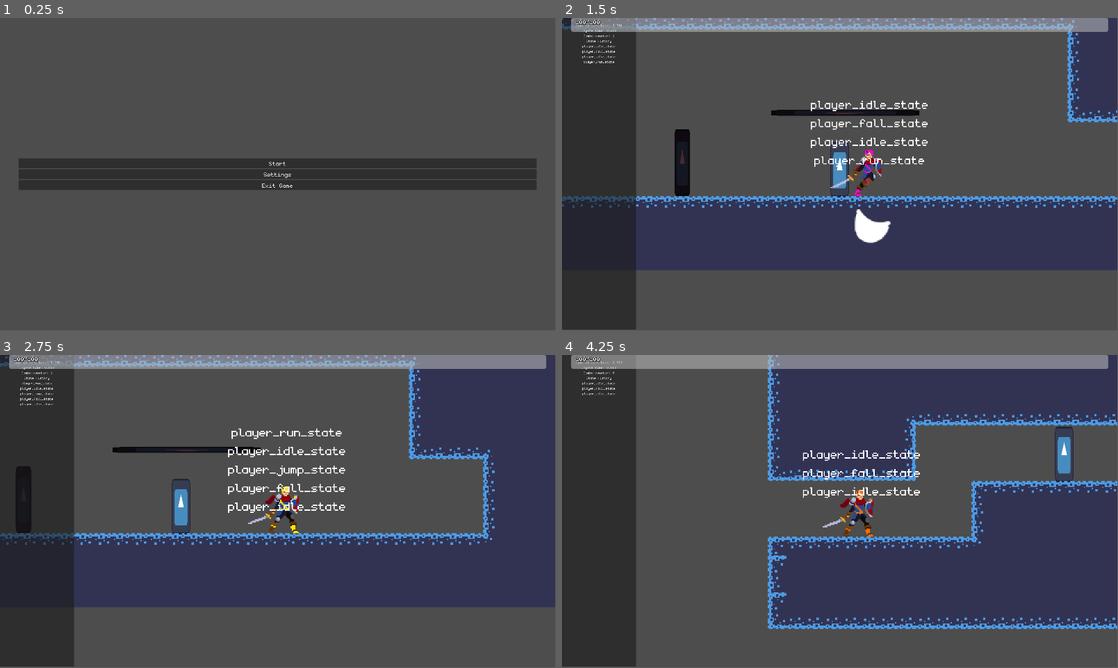
Above: before the commit, frames 1-4 (two rows, left to right).
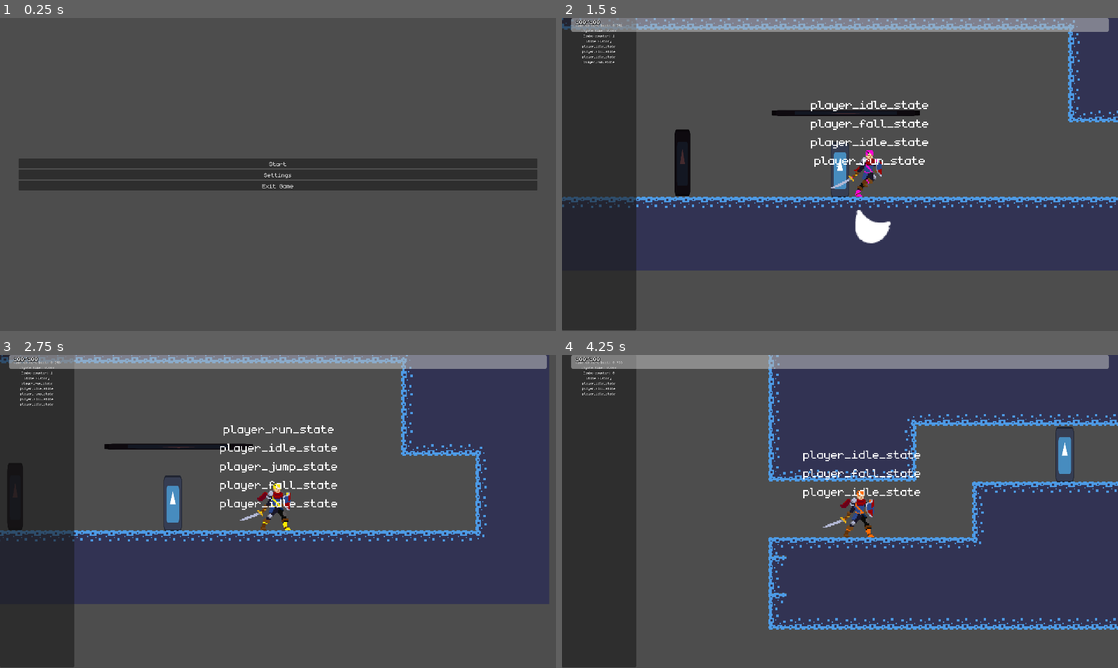
Above: after the commit, the same moments.

Repository: veggie-works/star-gazer
Game: Godot game, scene res://scenes/levels/main_menu/main_menu.tscn
Two runs of this game, one before a commit and one after it. Both use one fixed random seed, a clock stepped at 60 frames per second and the inputs below. The engine's default icon, where the game draws it, is replaced by a stand-in: a white triangle on a blue panel in a dark square. Sound files missing from this copy of the repository are replaced by a short silence.
Inputs (mouse positions are in pixels of both pictures, inside the frame that each line leads up to):
- Up to frame 1 (0.25 s): no input
- Up to frame 2 (1.5 s): click "Start" at 0.5 s; tap Enter (ui_accept) at 1.25 s; move the mouse to (962, 158) at 1.27 s; hold Right (move_right) from 1.28 s (still down); hold X (attack) from 1.28 s (still down); click (962, 158) at 1.42 s
- Up to frame 3 (2.75 s): tap Z (jump) at 1.52, 2.27 s; move the mouse to (166, 527) at 2.02 s; release Right (move_right) at 2.03 s; release X (attack) at 2.03 s; hold Down (down) from 2.03 s (still down); tap L (block) at 2.1 s
- Up to frame 4 (4.25 s): move the mouse to (895, 442) at 2.77 s; release Down (down) at 2.78 s; hold Right (move_right) 2.78-3.53 s; tap Shift (dodge) at 2.85 s; move the mouse to (812, 574) at 3.52 s; hold Up (up) from 3.53 s (still down); tap X (attack) at 3.6 s; click (812, 574) at 3.67 s; tap Z (jump) at 3.77 s
In our replay, the window is 799x449 before the commit and 800x450 after it. These sizes can differ from the game's own. Grey fills any space a smaller window leaves; there, only what the larger window draws over its background counts as a difference.

The runs differ from the first frame. In frame 1, 0.5% of the frame differs, in the area x 3-97%, y 45-56%; in frame 2, 2.2%; in frame 3, 9.9%, in the area x 0-100%, y 0-100%; in frame 4, 2.9%.

Commit message:
Logic to keep targets in camera view, begin work on map generator

Diff:
--- a/project.godot
+++ b/project.godot
@@ -35,6 +35,7 @@
 
 window/size/viewport_width=1920
 window/size/viewport_height=1080
+window/stretch/mode="canvas_items"
 window/stretch/scale_mode="integer"
 
 [dotnet]
@@ -94,6 +95,8 @@
 
 [layer_names]
 
+2d_render/layer_1="world"
+2d_render/layer_2="ui"
 2d_physics/layer_1="player"
 2d_physics/layer_2="terrain"
 2d_physics/layer_3="interactive"
--- a/scenes/gameplay/cameras/game_camera.tscn
+++ b/scenes/gameplay/cameras/game_camera.tscn
@@ -7,11 +7,10 @@
 size = Vector2(96, 192)
 
 [node name="game_camera" type="Camera2D"]
-enabled = false
-zoom = Vector2(4, 4)
 editor_draw_limits = true
 editor_draw_drag_margin = true
 script = ExtResource("1_4qe6i")
+end_tracking_threshold = 1.0
 
 [node name="shaker" type="Node2D" parent="."]
 script = ExtResource("2_5o5m5")
--- /dev/null
+++ b/scenes/map_generator.tscn
@@ -0,0 +1,15 @@
+[gd_scene load_steps=2 format=3 uid="uid://cchngcoruwpc4"]
+
+[ext_resource type="Script" path="res://scripts/editor/map_generator.gd" id="1_1r1mo"]
+
+[node name="map_generator" type="Node"]
+script = ExtResource("1_1r1mo")
+
+[node name="frame" type="SubViewport" parent="."]
+disable_3d = true
+canvas_cull_mask = 4294967293
+render_target_update_mode = 4
+
+[node name="camera" type="Camera2D" parent="frame"]
+editor_draw_limits = true
+editor_draw_drag_margin = true
--- a/scenes/ui/ui_manager.tscn
+++ b/scenes/ui/ui_manager.tscn
@@ -10,6 +10,7 @@
 
 [node name="ui_manager" type="Control"]
 editor_description = "UI manager singleton that manages all user interfaces."
+visibility_layer = 2
 layout_mode = 3
 anchors_preset = 15
 anchor_right = 1.0
--- /dev/null
+++ b/scripts/editor/game_map.gd
@@ -0,0 +1,5 @@
+## Resource containing game map data
+class_name GameMap extends Resource
+
+## A list of every level's map data
+@export var map_data: Array[MapLevelData] = []
--- /dev/null
+++ b/scripts/editor/map_generator.gd
@@ -0,0 +1,106 @@
+## Generates a world map given all scenes listed in the scene manager
+extends Node
+
+## The max length and width that a texture may be
+const MAX_TEXTURE_SIZE: int = 16384
+
+## The frame that will enclose a captured level
+@onready var frame: SubViewport = $frame
+## The camera that will take a picture of the captured level
+@onready var camera: Camera2D = frame.get_node("camera")
+
+## The map resource whose level data is kept track of
+var map_resource: GameMap
+
+func _ready() -> void:
+	generate_map()
+
+## Generate the map image
+func generate_map() -> void:
+	GameCamera.enabled = false
+	camera.make_current()
+	map_resource = GameMap.new()
+	for scene: PackedScene in SceneManager.level_scenes.filter(func(scene): return scene.get_state().get_node_name(0) != "main_menu"):
+		var level_data := MapLevelData.new()
+		var level_root: BaseLevel = scene.instantiate()
+		frame.add_child(level_root)
+		var tile_map: TileMap = level_root.get_node("tile_map")
+		var tile_map_unit_rect: Rect2i = tile_map.get_used_rect()
+		var tile_map_rect := Rect2i( \
+			(tile_map_unit_rect.get_center() - tile_map_unit_rect.size / 2) * tile_map.tile_set.tile_size.x, \
+			tile_map_unit_rect.size * tile_map.tile_set.tile_size.x)
+		frame.size = tile_map_rect.size
+		camera.global_position = tile_map_rect.get_center()
+		await RenderingServer.frame_post_draw
+		var image_file_path: String = "res://resources/map/%s.png" % level_root.name
+		var error: Error = frame.get_texture().get_image().save_png(image_file_path)
+		for door: Door in get_tree().get_nodes_in_group("doors"):
+			var door_data = find_door_targeting(level_root, door)
+			if door_data == null:
+				level_data.position_in_map = Vector2.ZERO
+				continue
+			var this_pos: Vector2 = door.global_position
+			var other_pos: Vector2 = door_data.door_position
+			level_data.position_in_map = other_pos - this_pos
+		level_data.image_file_path = image_file_path
+		level_data.level_name = level_root.name
+		map_resource.map_data.append(level_data)
+		level_root.queue_free()
+	if OS.is_debug_build():
+		generate_whole_map_image()
+
+## Find the door that transitions to a certain level and door
+func find_door_targeting(level: BaseLevel, door: Door) -> DoorData:
+	var found_level_data: Array[MapLevelData] = map_resource.map_data.filter(func(level: MapLevelData):
+		for door_data: DoorData in level.doors:
+			if door_data.target_door_name == door.name and door_data.target_door_scene == level.scene_file_path:
+				return true
+		return false)
+	if len(found_level_data) <= 0:
+		return null
+	var found_door_data: Array[DoorData] = found_level_data[0].doors.filter(func(door_data: DoorData):
+		return door_data.target_door_name == door.name and door_data.target_door_scene == level.scene_file_path)
+	if len(found_door_data) <= 0:
+		return null
+
+	return found_door_data[0]
+
+## Generate an image of the whole map with all levels placed
+func generate_whole_map_image() -> void:
+	var min_x = map_resource.map_data.reduce(func(current: float, level_data: MapLevelData):
+		if not ResourceLoader.exists(level_data.image_file_path):
+			print("File path doesn't exist: ", level_data.image_file_path)
+			return current
+		var level_texture: Texture2D = load(level_data.image_file_path)
+		return min(level_data.position_in_map.x - level_texture.get_width() / 2, current),
+	INF)
+	var max_x = map_resource.map_data.reduce(func(current: float, level_data: MapLevelData):
+		if not ResourceLoader.exists(level_data.image_file_path):
+			print("File path doesn't exist: ", level_data.image_file_path)
+			return current
+		var level_texture: Texture2D = load(level_data.image_file_path)
+		return max(level_data.position_in_map.x + level_texture.get_width() / 2, current),
+	-INF)
+	var min_y = map_resource.map_data.reduce(func(current: float, level_data: MapLevelData):
+		if not ResourceLoader.exists(level_data.image_file_path):
+			print("File path doesn't exist: ", level_data.image_file_path)
+			return current
+		var level_texture: Texture2D = load(level_data.image_file_path)
+		return min(level_data.position_in_map.y - level_texture.get_height() / 2, current),
+	INF)
+	var max_y = map_resource.map_data.reduce(func(current: float, level_data: MapLevelData):
+		if not ResourceLoader.exists(level_data.image_file_path):
+			print("File path doesn't exist: ", level_data.image_file_path)
+			return current
+		var level_texture: Texture2D = load(level_data.image_file_path)
+		return max(level_data.position_in_map.y + level_texture.get_height() / 2, current),
+	-INF)
+	var x_range: float = max_x - min_x
+	var y_range: float = max_y - min_y
+	var scale = min(x_range / 16384, y_range / 16384, 1)
+	var canvas_image := Image.create(x_range, y_range, false, Image.FORMAT_RGB8)
+	for level_data: MapLevelData in map_resource.map_data:
+		var level_texture: Texture2D = load(level_data.image_file_path)
+		var level_image: Image = level_texture.get_image()
+		canvas_image.blit_rect(level_image, Rect2i(0, 0, level_image.get_width(), level_image.get_height()), level_data.position_in_map)
+	canvas_image.save_png("user://generated_map.png")
--- /dev/null
+++ b/scripts/editor/map_level_data.gd
@@ -0,0 +1,14 @@
+## Contains information about a specific level's data in the game map
+class_name MapLevelData extends Resource
+
+## The location of the image file to show on the map UI
+@export_file("*.png") var image_file_path: String
+
+## The name of the level
+@export var level_name: String
+
+## The position of this level in the map
+@export var position_in_map: Vector2
+
+## A list of all the doors in the level
+@export var doors: Array[DoorData] = []
--- a/scripts/gameplay/cameras/camera_controller.gd
+++ b/scripts/gameplay/cameras/camera_controller.gd
@@ -1,14 +1,24 @@
 ## A custom camera controller
 extends Camera2D
+
+## Data structure used for storing the min and max values for each axis
+class TargetRanges:
+	## The minimum position value for all targets along the x-axis
+	var min_x: float
+	## The maximum position value for all targets along the x-axis
+	var max_x: float
+	## The minimum position value for all targets along the y-axis
+	var min_y: float
+	## The maximum position value for all targets along the y-axis
+	var max_y: float
+
+## The base zoom factor
+const BASE_ZOOM: float = 4
 
 ## The speed at which the camera tracks its targets, in pixels per second
 @export var tracking_speed: float = 150
 ## A list of targets to track
 @export var targets: Array[Node2D] = []
-## Whether to track targets along the horizontal axis
-@export var track_x: bool = true
-## Whether to track targets along the vertical axis
-@export var track_y: bool = true
 ## The maximum distance that the camera has to be from its target position before it stops tracking
 @export var end_tracking_threshold: float = 10
 
@@ -18,9 +28,14 @@
 @onready var deadzone: Area2D = $deadzone
 ## The collider bounds for the deadzone
 @onready var deadzone_collision: CollisionShape2D = deadzone.get_node("collision")
+## The root window containing this camera
+@onready var root_window: Window = get_tree().get_root()
 
 ## Whether the camera is tracking
 var tracking: bool
+
+func _ready() -> void:
+	zoom = Vector2.ONE * BASE_ZOOM
 
 func _process(delta: float) -> void:
 	if targets.all(func(target): return target != null):
@@ -33,10 +48,16 @@
 			track(delta)
 
 ## Add a target for this camera to track
-func add_target(target: Node2D) -> void:
+func add_target(target: Node2D, immediate: bool = true, recursive: bool = false) -> void:
 	targets.append(target)
-	global_position = get_target_pos()
-	tracking = false
+	if recursive:
+		for child in target.get_children():
+			if child is Node2D:
+				add_target(child, immediate, recursive)
+	if immediate:
+		global_position = get_target_pos()
+		zoom = Vector2.ONE * get_target_zoom()
+		tracking = false
 
 ## Shake the camera
 func shake(amount: float, duration: float) -> void:
@@ -49,25 +70,38 @@
 		tracking = false
 	var diff: Vector2 = get_target_pos() - global_position
 	global_position += diff.normalized() * tracking_speed * delta
+	zoom = Vector2.ONE * get_target_zoom()
 
 ## Fetch the position that the camera should track to
 func get_target_pos() -> Vector2:
-	var center_x: float = global_position.x
-	var center_y: float = global_position.y
-	if track_x:
-		var min_x: float = targets.reduce(func(x, target):
-			return target.global_position.x if target.global_position.x < x else x,
-		INF)
-		var max_x: float = targets.reduce(func(x, target):
-			return target.global_position.x if target.global_position.x > x else x,
-		-INF)
-		center_x = min_x + (max_x - min_x) / 2
-	if track_y:
-		var min_y: float = targets.reduce(func(y, target):
-			return target.global_position.y if target.global_position.y < y else y,
-		INF)
-		var max_y: float = targets.reduce(func(y, target):
-			return target.global_position.y if target.global_position.y > y else y,
-		-INF)
-		center_y = min_y + (max_y - min_y) / 2
+	var target_ranges: TargetRanges = get_target_ranges()
+	var center_x: float = target_ranges.min_x + (target_ranges.max_x - target_ranges.min_x) / 2
+	var center_y: float = target_ranges.min_y + (target_ranges.max_y - target_ranges.min_y) / 2
 	return Vector2(center_x, center_y)
+
+## Calculate the zoom factor that the camera should have in order to fit all targets in frame
+func get_target_zoom() -> float:
+	if len(targets) <= 1:
+		return BASE_ZOOM
+	var target_ranges: TargetRanges = get_target_ranges()
+	var x_range: float = target_ranges.max_x - target_ranges.min_x
+	var y_range: float = target_ranges.max_y - target_ranges.min_y
+	var zoom_factor: float = min((root_window.size.x / x_range) * 0.9, (root_window.size.x / y_range) * 0.9, BASE_ZOOM)
+	return zoom_factor
+
+## Calculate the minimum and maximum values of the x- and y-axes and return them as an object
+func get_target_ranges() -> TargetRanges:
+	var target_ranges := TargetRanges.new()
+	target_ranges.min_x = targets.reduce(func(x, target):
+		return target.global_position.x if target.global_position.x < x else x,
+	INF)
+	target_ranges.max_x = targets.reduce(func(x, target):
+		return target.global_position.x if target.global_position.x > x else x,
+	-INF)
+	target_ranges.min_y = targets.reduce(func(y, target):
+		return target.global_position.y if target.global_position.y < y else y,
+	INF)
+	target_ranges.max_y = targets.reduce(func(y, target):
+		return target.global_position.y if target.global_position.y > y else y,
+	-INF)
+	return target_ranges
--- a/scripts/gameplay/doors/door.gd
+++ b/scripts/gameplay/doors/door.gd
@@ -1,5 +1,5 @@
 ## A transition from or into another scene
-class_name Door extends Node2D
+class_name Door extends Area2D
 
 ## The player prefab to spawn at the door when entering from a different scene
 @export var player_prefab: PackedScene
@@ -18,6 +18,16 @@
 
 ## The root of the level scene that contains this door
 @onready var level_root: Node = get_owner()
+
+## Data associated with this door
+var data := DoorData.new()
+
+func _ready() -> void:
+	data.door_name = name
+	data.door_scene = level_root.scene_file_path
+	data.door_position = global_position
+	data.target_door_name = target_name
+	data.target_door_scene = target_scene
 
 ## Walk the player from this door into the scene
 func enter_from() -> void:
--- /dev/null
+++ b/scripts/gameplay/doors/door_data.gd
@@ -0,0 +1,17 @@
+## Represents a door with the scene that it transitions to
+class_name DoorData extends Resource
+
+## The name of the associated door
+@export var door_name: String
+
+## The global position of the associated door in the scene
+@export var door_position: Vector2
+
+## The file path of the scene that the associated door is in
+@export_file("*.tscn") var door_scene: String
+
+## The name of the door that the associated door transitions to
+@export var target_door_name: String
+
+## The file path of the scene that the associated door transitions to
+@export_file("*.tscn") var target_door_scene: String
--- a/scripts/levels/base_level.gd
+++ b/scripts/levels/base_level.gd
@@ -13,6 +13,6 @@
 func load_save_point(save_point_data: SavePointData) -> void:
 	var save_points: Array[Node] = get_tree().get_nodes_in_group("save_points")
 	for save_point in save_points:
-		if save_point is SavePoint and (save_point.global_position - save_point_data.save_position).length() <= 0.1:
+		if save_point is SavePoint and save_point.equals(save_point_data.save_position):
 			save_point.load_save(save_point_data)
 			return
--- a/scripts/ui/fast_travel_ui.gd
+++ b/scripts/ui/fast_travel_ui.gd
@@ -28,10 +28,6 @@
 			button.disabled = true
 		container.add_child(button)
 
-## Fast travel to a save point
-func fast_travel_to(save_point: SavePointData) -> void:
-	SceneManager.change_scene_load_save_point(save_point)
-
 ## Callback for when a fast travel location button is pressed
 func on_fast_travel_location_button_pressed(save_point_data: SavePointData) -> void:
 	close()
Binary file added: resources/map/level0.png
Not shown, added: resources/map/level0.png.import
Binary file added: resources/map/level1.png
Not shown, added: resources/map/level1.png.import
